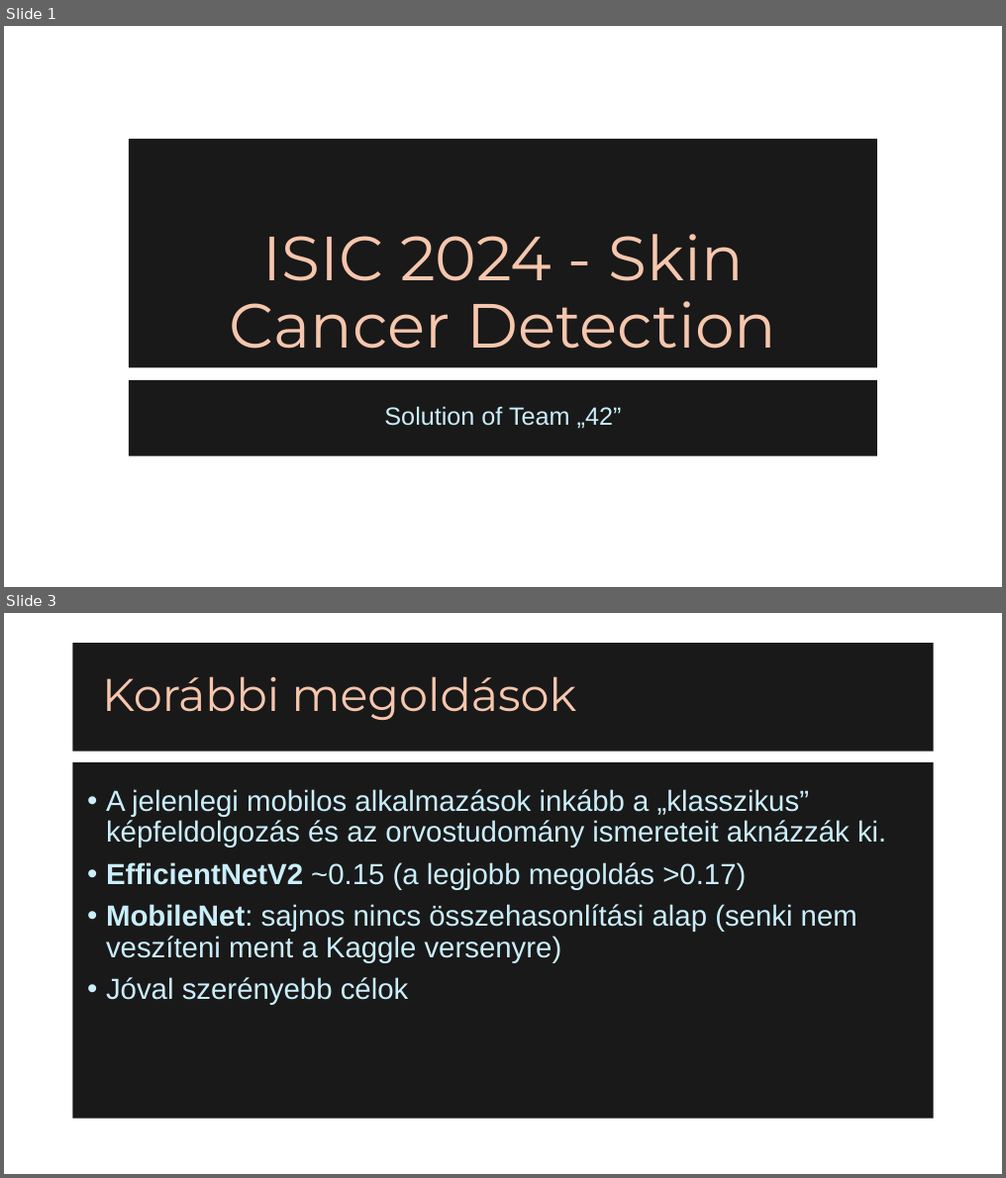
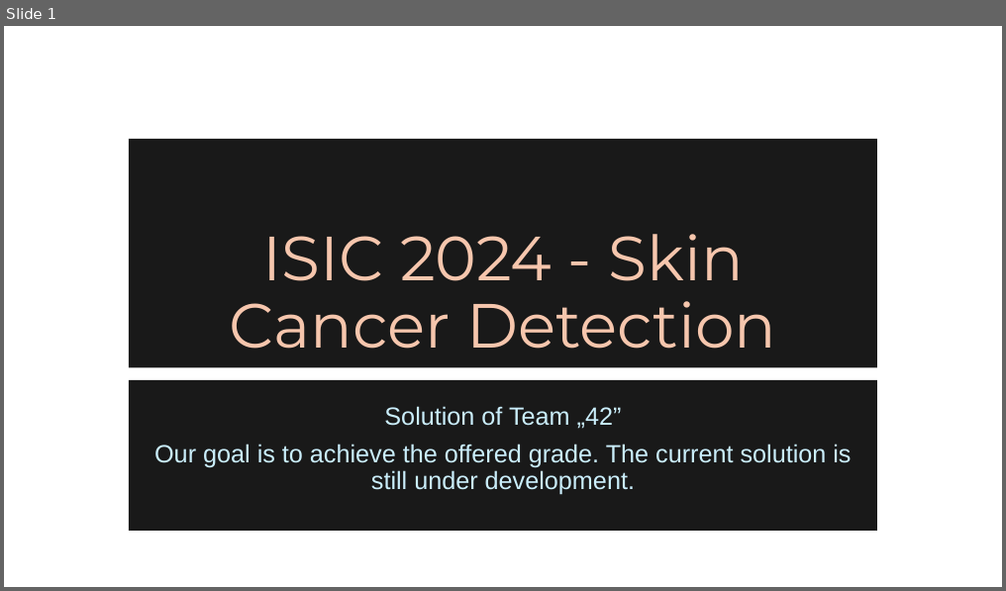
Before and after one commit to Agoston03/Deep-Learning-42, a slide deck: team42.pptx. Shown one above the other, each under a label of ours: slides 1 and 3 before the commit, slide 1 after it; the slides between them are not shown. The pictures are 1006x1178 and 1006x591 pixels, drawn with LibreOffice and Linux fonts; fonts in the diff are those of the drawing; background and template pictures are left out. Boxes give left, top, right and bottom in pixels: in the first picture for what was removed or moved away, otherwise in the second. Text is boxed around its words. In the diff, an @@ line names an element or a change of style, - is before the commit and + after.

```diff
--- a/team42.pptx
+++ b/team42.pptx
@@ slide 3 removed at (4,613,1002,1174), background picture (left out) @@
@@ title removed at (73,643,934,752) @@
-Korábbi megoldások
@@ text removed at (73,762,934,1119) @@
-• A jelenlegi mobilos alkalmazások inkább a „klasszikus” képfeldolgozás és az orvostudomány ismereteit aknázzák ki.
-• EfficientNetV2 ~0.15 (a legjobb megoldás >0.17)
-• MobileNet: sajnos nincs összehasonlítási alap (senki nem veszíteni ment a Kaggle versenyre)
-• Jóval szerényebb célok
@@ slide 1 changed as well @@
@@ subtitle "Solution of Team „42”": place and size @@
-subtitle "Solution of Team „42”" at (129,380,877,457)
+subtitle "Solution of Team „42”" at (129,380,877,531)
@@ subtitle at (154,444,850,495): paragraph added @@
+Our goal is to achieve the offered grade. The current solution is still under development.
```
Also in this commit, not shown: 6 slides added, 4 other slides removed.
